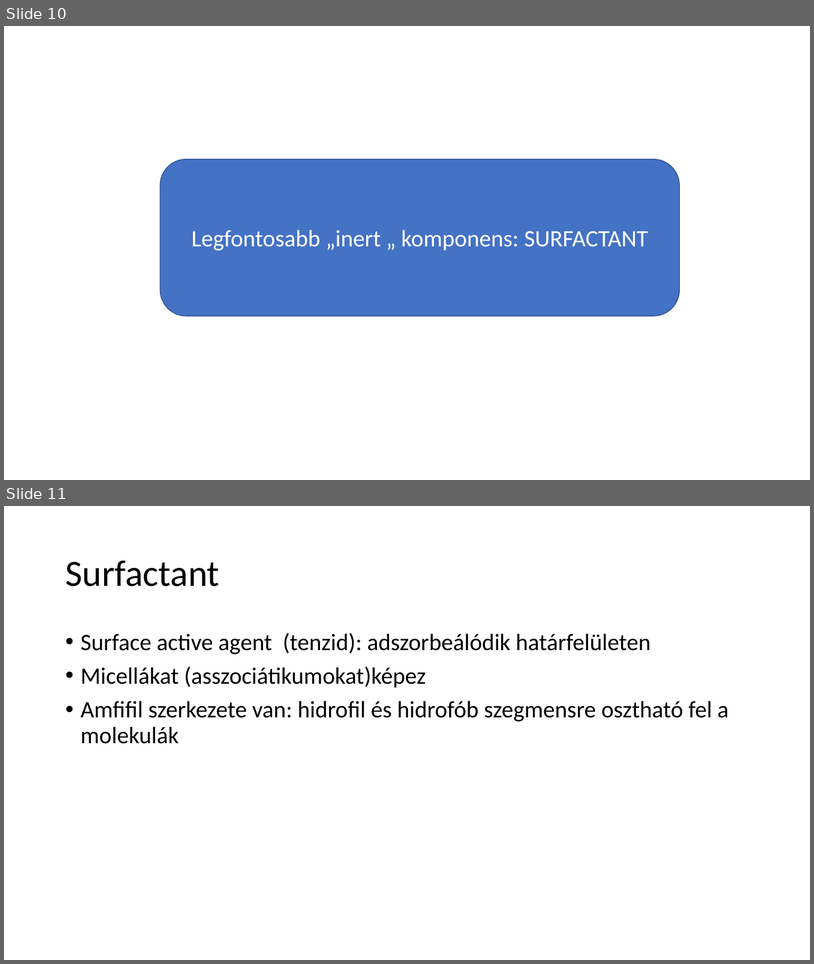
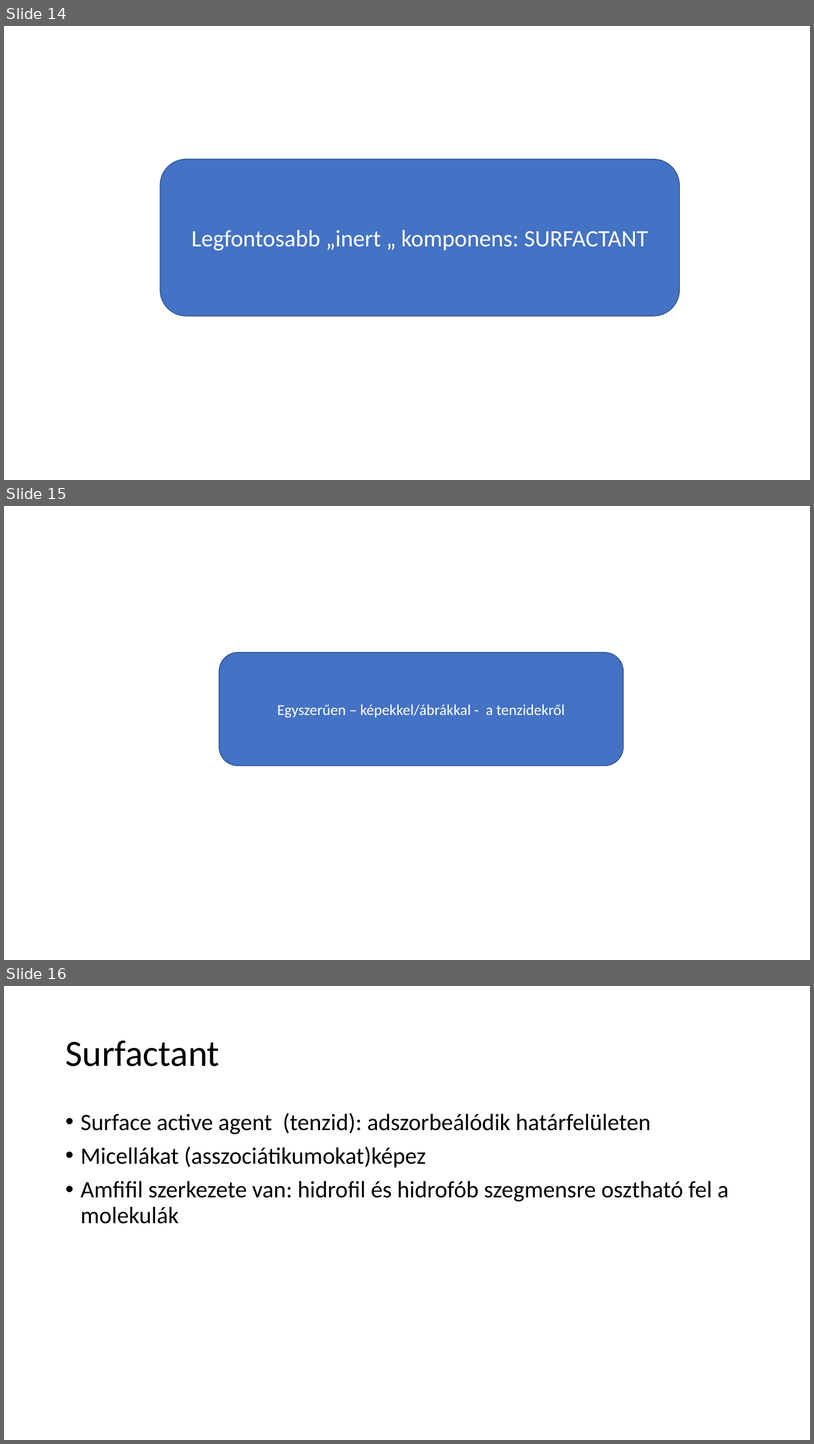
Before and after one commit to LilianaBohus/chemistry-presenations, a slide deck: formulations-and-surfactants.pptx. Shown one above the other, each under a label of ours: slides 10 and 11 before the commit, slides 14, 15 and 16 after it. The pictures are 814x964 and 814x1444 pixels, drawn with LibreOffice and Linux fonts; fonts in the diff are those of the drawing. Boxes give left, top, right and bottom in pixels: in the first picture for what was removed or moved away, otherwise in the second. Text is boxed around its words. In the diff, an @@ line names an element or a change of style, - is before the commit and + after.

```diff
--- a/formulations-and-surfactants.pptx
+++ b/formulations-and-surfactants.pptx
@@ slide 15 added at box(4, 506, 810, 960), background #FFFFFF @@
@@ rounded rectangle added at box(219, 652, 624, 766), fill #4472C4, outline #325491 1 pt, 18 pt, text #FFFFFF @@
+Egyszerűen – képekkel/ábrákkal - a tenzidekről
@@ what was slide 10 is now slide 14 @@
@@ what was slide 11 is now slide 16 @@
```
Also in this commit, not shown: 4 slides changed, 7 other slides added, 5 slides removed.
